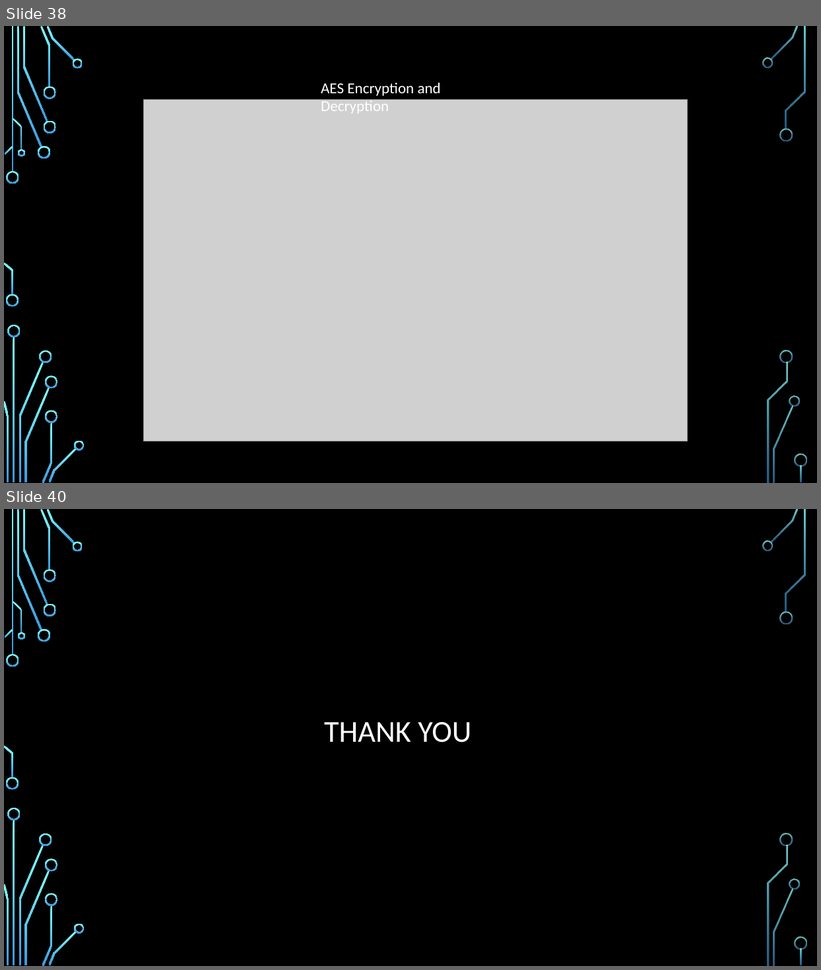
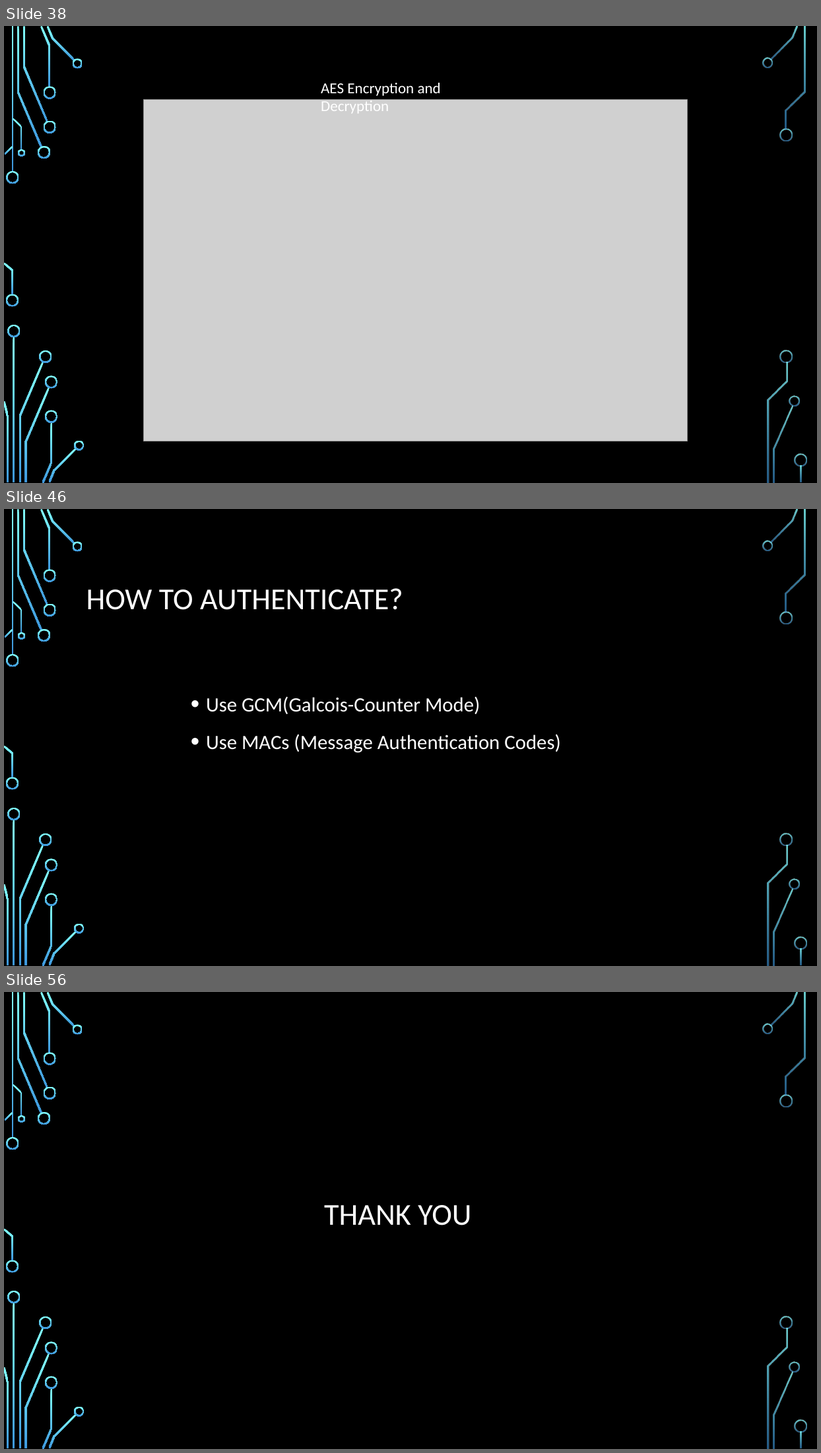
Before and after one commit to stevemann2705/meetup, a slide deck: Crypto.pptx. Shown one above the other, each under a label of ours: slides 38 and 40 before the commit, slides 38, 46 and 56 after it; the slides between them are not shown. The pictures are 821x970 and 821x1453 pixels, drawn with LibreOffice and Linux fonts; fonts in the diff are those of the drawing; grey boxes stand for pictures; background and template pictures are left out. Boxes give left, top, right and bottom in pixels: in the first picture for what was removed or moved away, otherwise in the second. Text is boxed around its words. In the diff, an @@ line names an element or a change of style, - is before the commit and + after.

Commit message:
ADDED: Key Exchange, Authentication, Hashing
Added slides explaining key exchange, authentication, hashing

```diff
--- a/Crypto.pptx
+++ b/Crypto.pptx
@@ slide 46 added at bbox=[4, 509, 817, 966], background picture (left out); not listed: 36 template elements that a slide beside it also shows @@
@@ title added at bbox=[86, 588, 403, 610], 36 pt, text #FFFFFF @@
+HOW TO AUTHENTICATE?
@@ text added at bbox=[206, 696, 561, 753], 24 pt, text #FFFFFF @@
+• Use GCM(Galcois-Counter Mode)
+• Use MACs (Message Authentication Codes)
@@ what was slide 40 is now slide 56 @@
```
Also in this commit, not shown: 2 slides changed, 15 other slides added.
